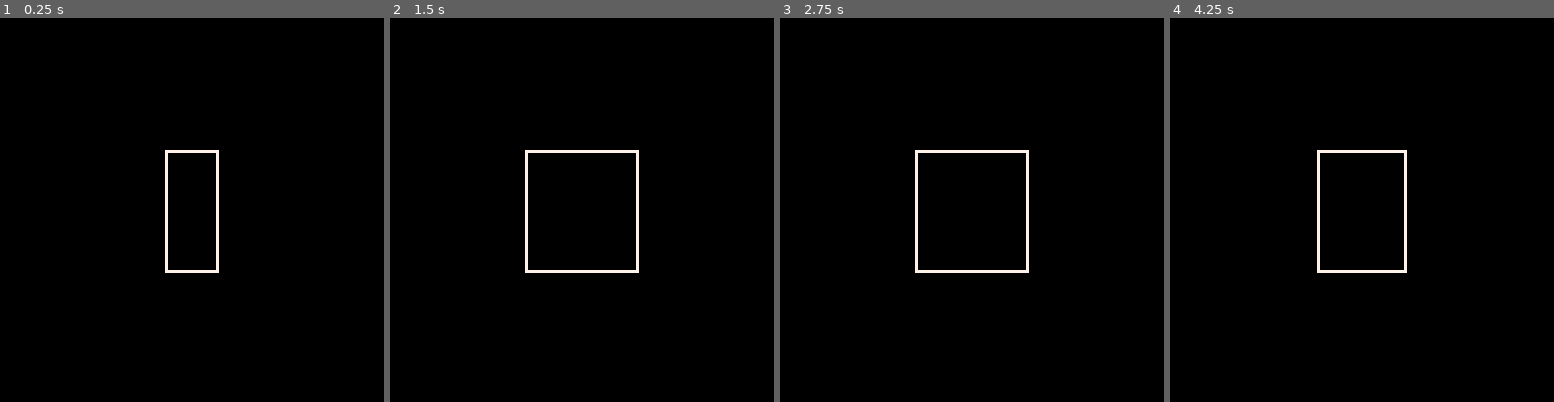
Above: before the commit, frames 1-4 (left to right).
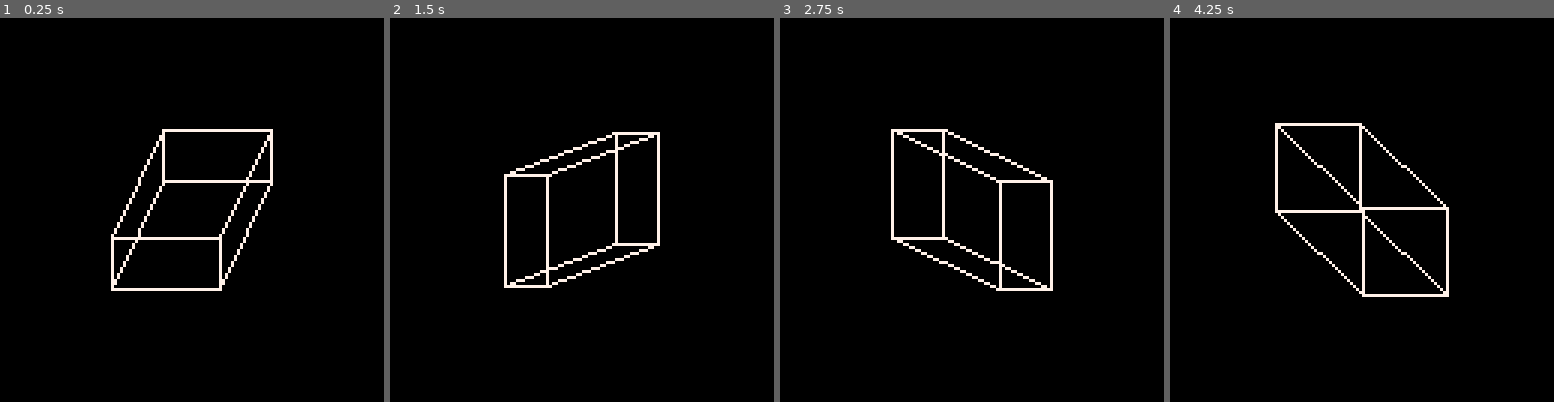
Above: after the commit, the same moments.

Repository: kakardo/Pico-8
Game: PICO-8 cartridge game carts/02 platonic solids viewer/platonic_solids_viewer.p8
Two runs of this game, one before a commit and one after it. Both use one fixed random seed, a clock stepped at 60 frames per second and the inputs below.
Inputs:
- Up to frame 1 (0.25 s): no input
- Up to frame 2 (1.5 s): no input
- Up to frame 3 (2.75 s): no input
- Up to frame 4 (4.25 s): no input

The runs differ from the first frame. In frame 1, 2.8% of the frame differs, in the area x 28-72%, y 28-72%; in frame 2, 2.8%; in frame 3, 2.9%; in frame 4, 2.8%.

Commit message:
Rotation kind of works. Might have to implement all angles.

Diff:
--- a/game carts/02 platonic solids viewer/main.lua
+++ b/game carts/02 platonic solids viewer/main.lua
@@ -41,28 +41,33 @@
 	return x * scale + center_x, y * scale + center_y
 end
 
-function calc_rotation(x, y)
-	return rotate_x(x, y, angle)
+
+
+--[[ ROTATION - - - - - - - - - - ]]--
+-- sin() and cos() angles go from 0 to 360° (0.0 to 1.0)
+-- example -> 0.25 = 90°, 1.0 = 360°)
+function calc_rotation(x, y, z)
+	return rotate_x(x, y, z, angle_x)
 end
 
-function rotate_x(x, y, angle)
-	return x * cos(angle) - 0 * sin(angle), x * sin(0) + y * cos(0)
+function rotate_x(x, y, z, angle)
+	return 	x * cos(angle) - z * sin(angle),
+			x * sin(angle) + y * cos(angle),
+			z
 end
 
-
-
-
+--[[ MAIN - - - - - - - - - - - - ]]--
 function _init()
 	center_x = 64
 	center_y = 64
 	color = 7
 	scale = 20
 
-	angle = 0.1
+	angle_x = 0.1
 end
 
 function _update()
-	angle += 0.01
+	angle_x += 0.01
 end
 
 function _draw()
@@ -72,19 +77,13 @@
 		alfa = vertices[e[1]]
 		beta = vertices[e[2]]
 
-		-- sin() and cos() angles go from 0 to 360° (0.0 to 1.0)
-		-- example -> 0.25 = 90°, 1.0 = 360°)
-		--rotX1 = alfa[1] * cos(angle) - alfa[3] * sin(angle)
-		--rotX2 = beta[1] * cos(angle) - beta[3] * sin(angle)
-
-		ax, ay = calc_rotation(alfa[1], alfa[2])
-		bx, by = calc_rotation(beta[1], beta[2])
+		ax, ay, az = calc_rotation(alfa[1], alfa[2], alfa[3])
+		bx, by, bz = calc_rotation(beta[1], beta[2], beta[3])
 
 		pointX1, pointY1 = calc_projection(ax, ay)
 		pointX2, pointY2 = calc_projection(bx, by)
 
 		line(pointX1, pointY1, pointX2, pointY2, 7)
-		--pset(pointX, pointY, color)
 	end
 end
 
